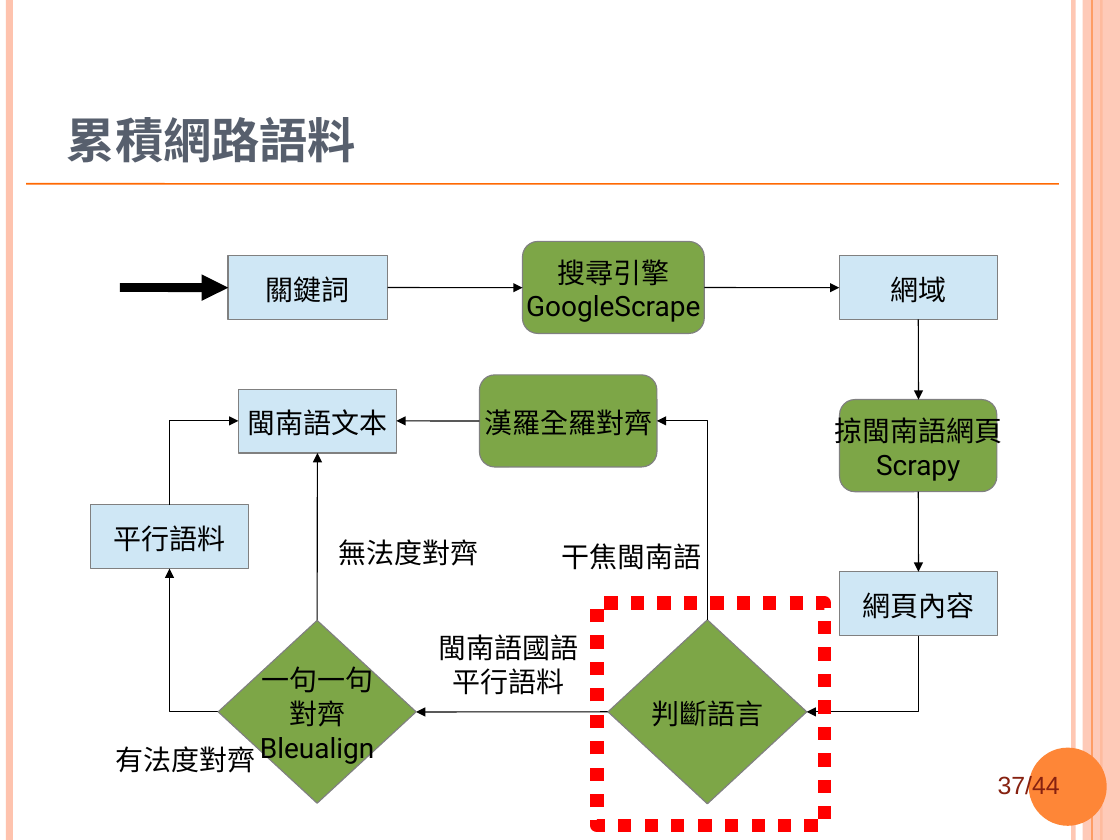
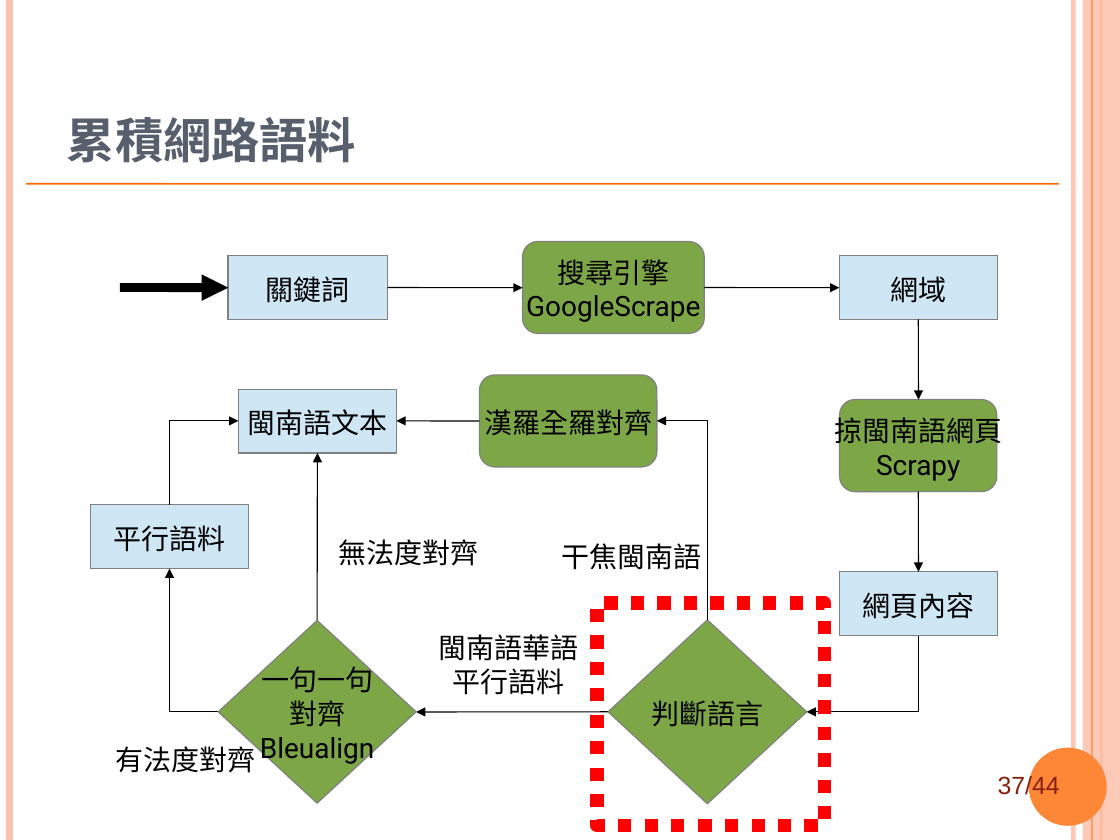
Before and after one commit to sih4sing5hong5/po3-ko3_tau5-iann2-phinn3, a slide deck: slide 37 of 翻譯報告.ppt. Drawn at 1120x840 pixels with LibreOffice and Linux fonts; fonts in the diff are those of the drawing; background and template pictures are left out. Boxes give left, top, right and bottom in pixels: in the first picture for what was removed or moved away, otherwise in the second. Text is boxed around its words. In the diff, an @@ line names an element or a change of style, - is before the commit and + after.

Commit message:
改一寡國語做華語 丞宏

```diff
--- a/翻譯報告.ppt
+++ b/翻譯報告.ppt
@@ text at <box>438,634,578,661</box>: text changed @@
-閩南語國語
+閩南語華語
```
Also in this commit, not shown: 1 other slide changed.
